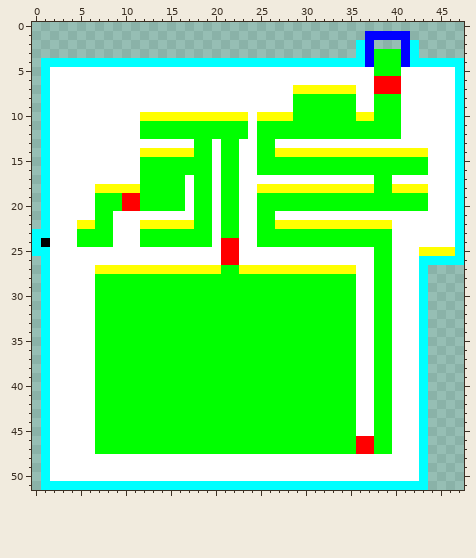
One commit to this pixel-art file: RDEngineContent/Aseprite/Level3End.aseprite. Above, as it was before the edit.
48x52 pixels, 1 frame.
Once edited:
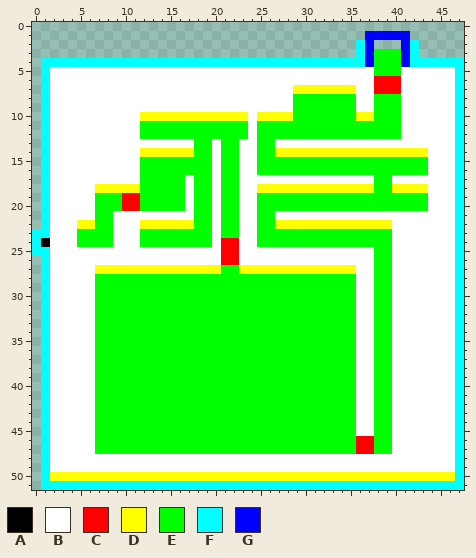
Palette (. is transparent): A #000000  B #ffffff  C #ff0000  D #ffff00  E #00ff00  F #00ffff  G #0000ff
From old to new:
Layer "Layer":
y 25: x 43..46 DDDD -> BBBB
y 26: x 43..46 FFFF -> BBBB
y 27..49: x 43..47 F.... -> BBBBF
y 50: x 2..47 BBBBBBBBBBBBBBBBBBBBBBBBBBBBBBBBBBBBBBBBBF.... -> DDDDDDDDDDDDDDDDDDDDDDDDDDDDDDDDDDDDDDDDDDDDDF
y 51: x 44..47 .... -> FFFF
